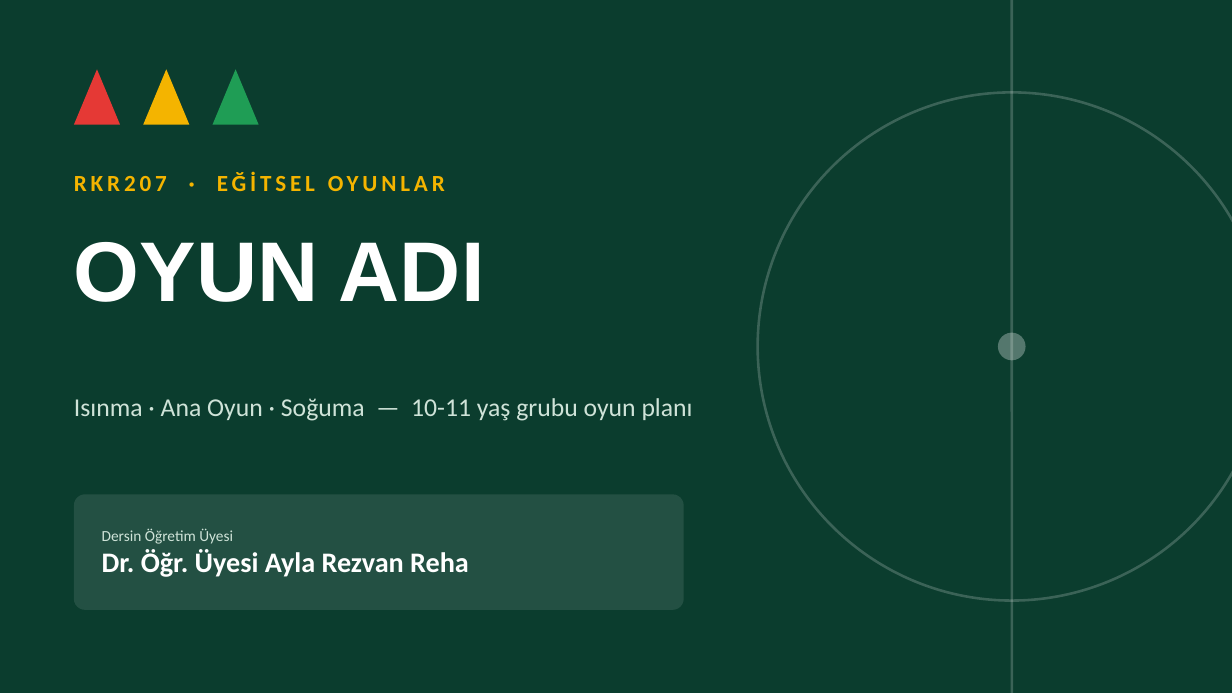
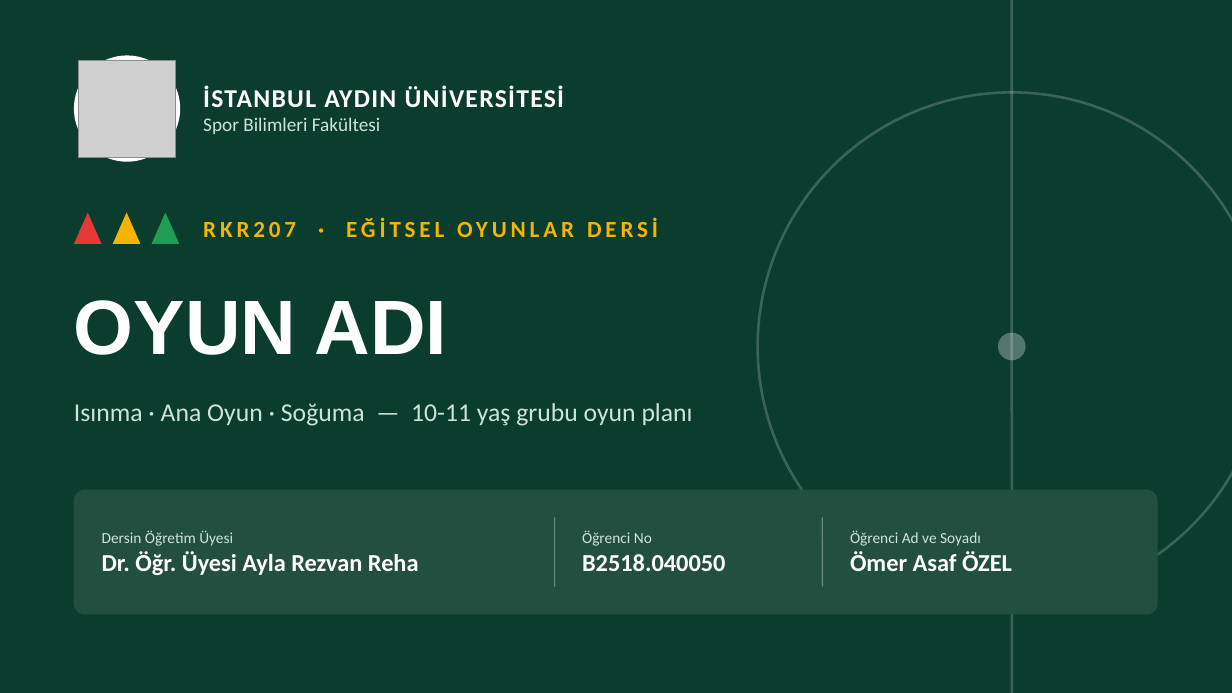
Before and after one commit to ozelozan/mandalin-claude, a slide deck: slide 1 of RKR207_Egitsel_Oyunlar.pptx. Drawn at 1232x693 pixels with LibreOffice and Linux fonts; fonts in the diff are those of the drawing; grey boxes stand for pictures. Boxes give left, top, right and bottom in pixels: in the first picture for what was removed or moved away, otherwise in the second. Text is boxed around its words. In the diff, an @@ line names an element or a change of style, - is before the commit and + after.

```diff
--- a/RKR207_Egitsel_Oyunlar.pptx
+++ b/RKR207_Egitsel_Oyunlar.pptx
@@ ellipse resized from (x1=74, y1=69, x2=120, y2=125) to (x1=74, y1=55, x2=180, y2=162) @@
@@ ellipse at (x1=74, y1=55, x2=180, y2=162): triangle to ellipse; fill #E53935 to #FFFFFF @@
@@ picture added at (x1=79, y1=60, x2=176, y2=157) @@
@@ triangle removed at (x1=143, y1=69, x2=189, y2=125) @@
@@ text added at (x1=203, y1=86, x2=564, y2=134), 20 pt, text #FFFFFF, bold @@
+İSTANBUL AYDIN ÜNİVERSİTESİ
+Spor Bilimleri Fakültesi
@@ triangle removed at (x1=213, y1=69, x2=259, y2=125) @@
@@ triangle added at (x1=74, y1=213, x2=102, y2=244), fill #E53935 @@
@@ triangle added at (x1=113, y1=213, x2=140, y2=244), fill #F4B400 @@
@@ triangle added at (x1=152, y1=213, x2=179, y2=244), fill #1F9D55 @@
@@ text at (x1=203, y1=218, x2=658, y2=237): text changed @@
-RKR207 · EĞİTSEL OYUNLAR
+RKR207 · EĞİTSEL OYUNLAR DERSİ
@@ text "OYUN ADI" moved from (x1=74, y1=242, x2=485, y2=302) to (x1=74, y1=300, x2=448, y2=355) @@
@@ text "OYUN ADI" at (x1=74, y1=300, x2=448, y2=355): size 66 to 60 pt; vertical alignment top to middle @@
@@ text "Isınma · Ana Oyun · ..." moved from (x1=74, y1=398, x2=693, y2=421) to (x1=74, y1=403, x2=693, y2=426) @@
@@ rounded rectangle removed at (x1=74, y1=494, x2=684, y2=610) @@
@@ rounded rectangle added at (x1=74, y1=490, x2=1158, y2=615), fill #234F41 @@
@@ line added from (555, 518) to (555, 587), #FFFFFF 1 pt @@
@@ text added at (x1=582, y1=530, x2=725, y2=571), 19 pt, text #FFFFFF, bold @@
+Öğrenci No
+B2518.040050
@@ line added from (823, 518) to (823, 587), #FFFFFF 1 pt @@
@@ text added at (x1=850, y1=530, x2=1012, y2=571), 12 pt, text #CFE3D8 @@
+Öğrenci Ad ve Soyadı
+Ömer Asaf ÖZEL
@@ text at (x1=102, y1=551, x2=419, y2=575): size 22 to 19 pt in "Dr. Öğr. Üyesi Ayla Rezvan Reha" @@
```
